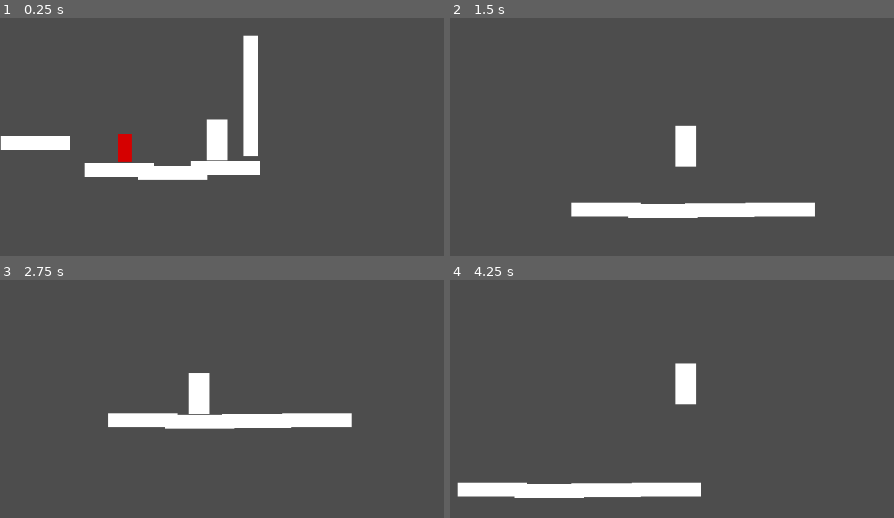
Above: before the commit, frames 1-4 (two rows, left to right).
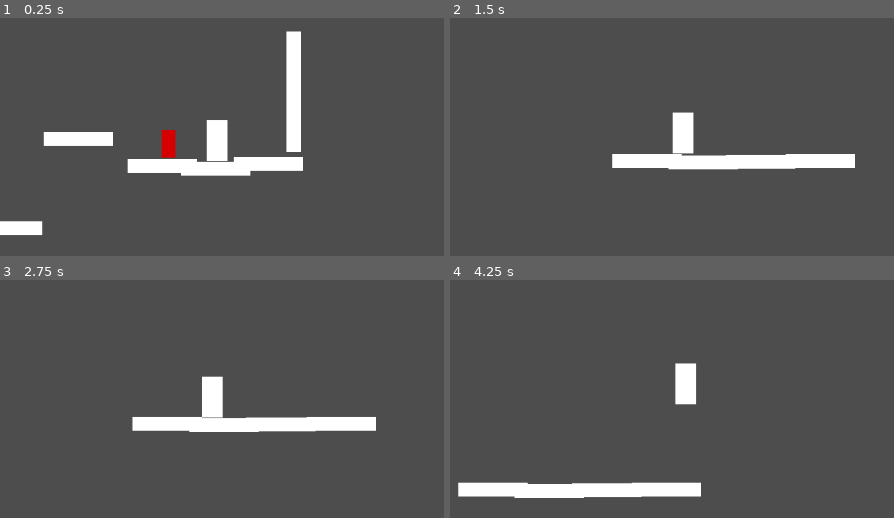
Above: after the commit, the same moments.

Repository: Zac-code/13DT_work
Game: Godot game, scene res://scenes(maps n stuff)/level1.tscn
Same seed, same stepped clock (60 frames per second), same inputs: the game is played once before the commit and once after it.
Inputs:
- Up to frame 1 (0.25 s): no input
- Up to frame 2 (1.5 s): tap Enter (ui_accept) at 0.5, 0.77 s; hold Right (ui_right) from 0.53 s (still down)
- Up to frame 3 (2.75 s): tap Enter (ui_accept) at 1.52 s; release Right (ui_right) at 2.03 s; hold Left (ui_left) from 2.03 s (still down)
- Up to frame 4 (4.25 s): release Left (ui_left) at 2.78 s; hold Right (ui_right) from 2.78 s (still down); tap Enter (ui_accept) at 3.02, 3.77 s

The runs differ from the first frame. In frame 1, 8.3% of the frame differs, in the area x 0-69%, y 5-92%; in frame 2, 7.0%; in frame 3, 3.4%; in frame 4, less than 0.1%.

Commit message:
changed position of player

Diff:
--- a/13-dtdungeonfighter/scenes(maps n stuff)/level1.tscn
+++ b/13-dtdungeonfighter/scenes(maps n stuff)/level1.tscn
@@ -57,7 +57,7 @@
 next_level = ExtResource("3_750so")
 
 [node name="player" parent="." unique_id=1532654129 instance=ExtResource("4_et6da")]
-position = Vector2(743, -204)
+position = Vector2(618, -198)
 
 [node name="StaticBody2D11" parent="." unique_id=1188552312 instance=ExtResource("1_7w4ah")]
 position = Vector2(615, -135)
